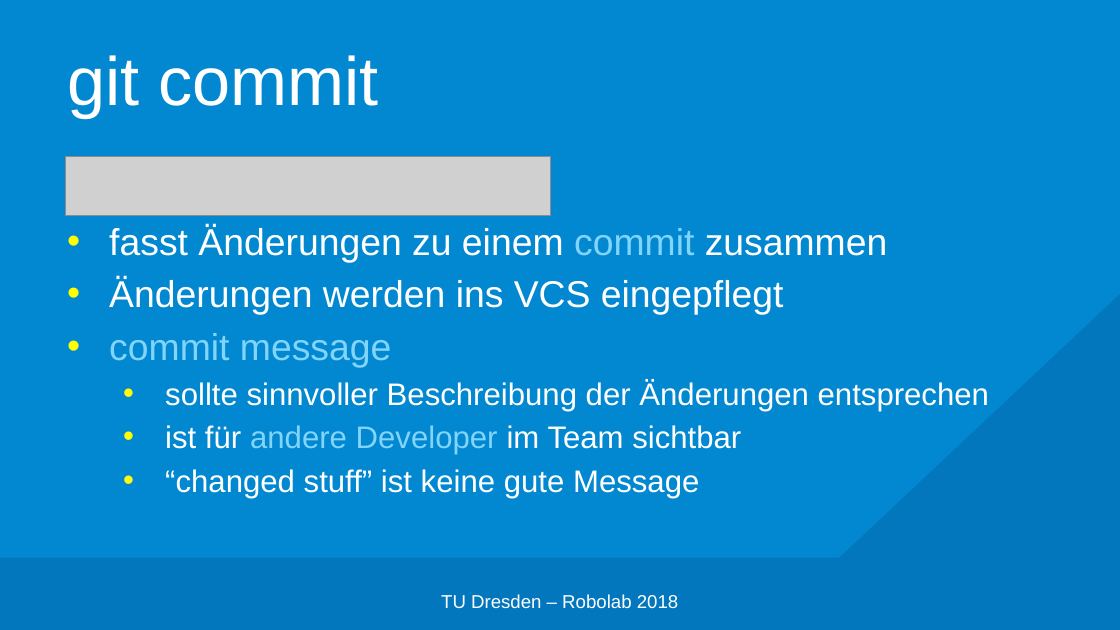
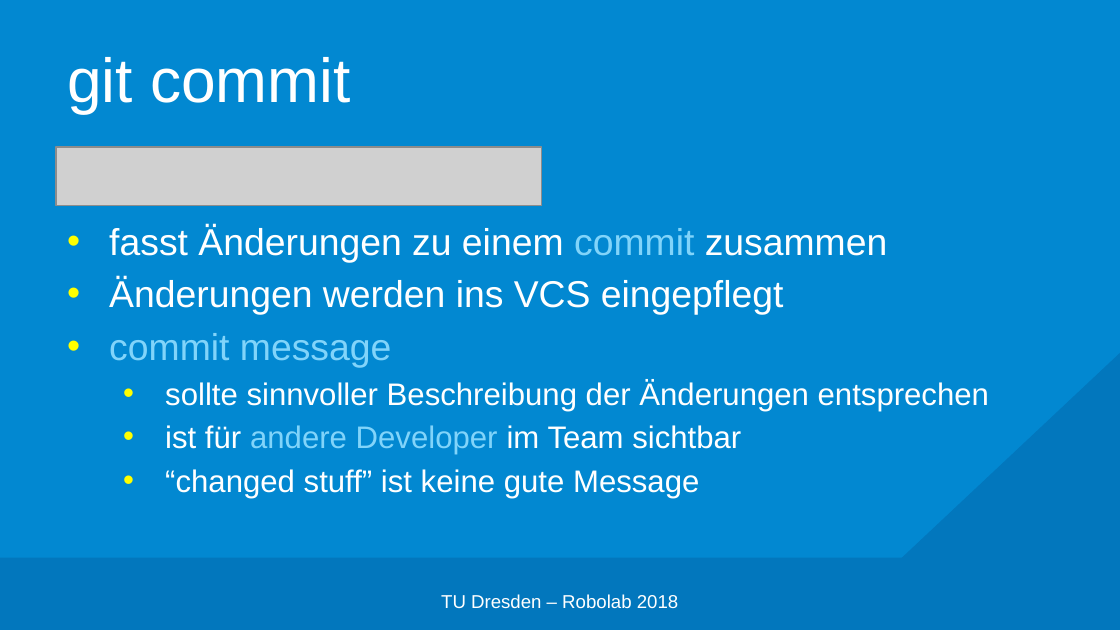
Before and after one commit to edisontrent1337/gitslides, a slide deck: slide 18 of Git.pptx. Drawn at 1120x630 pixels with LibreOffice and Linux fonts; fonts in the diff are those of the drawing; grey boxes stand for pictures; background and template pictures are left out. Boxes give left, top, right and bottom in pixels: in the first picture for what was removed or moved away, otherwise in the second. Text is boxed around its words. In the diff, an @@ line names an element or a change of style, - is before the commit and + after.

```diff
--- a/Git.pptx
+++ b/Git.pptx
@@ title "git commit" at <box>67,57,350,113</box>: size 44 to 40 pt @@
@@ right triangle: place and size @@
-right triangle at <box>405,0,1120,630</box>
+right triangle at <box>468,0,1120,630</box>
@@ picture: place and size @@
-picture at <box>65,157,550,216</box>
+picture at <box>56,147,541,206</box>
```
Also in this commit, not shown: 18 other slides changed, 5 slides added.
